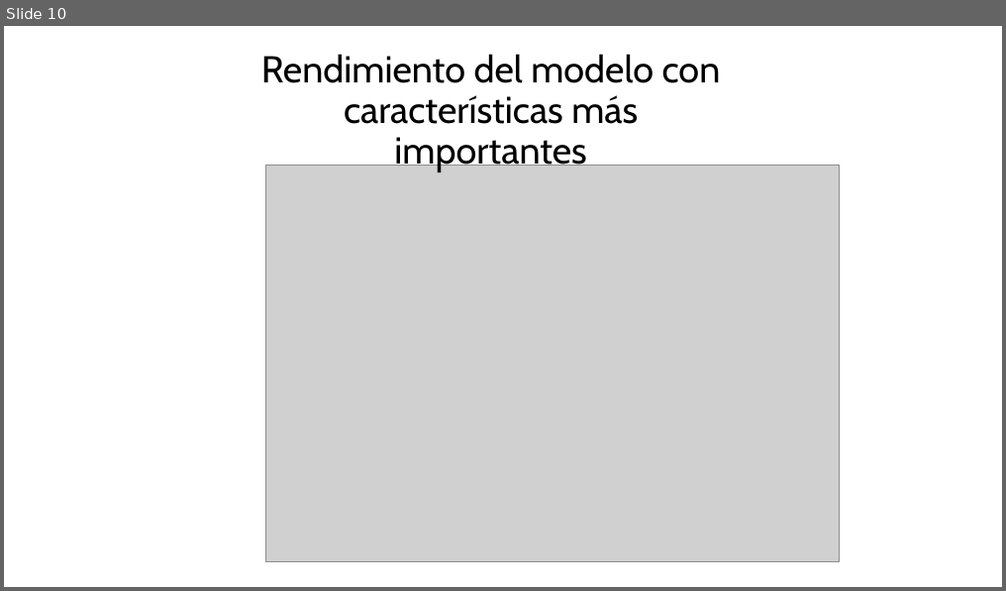
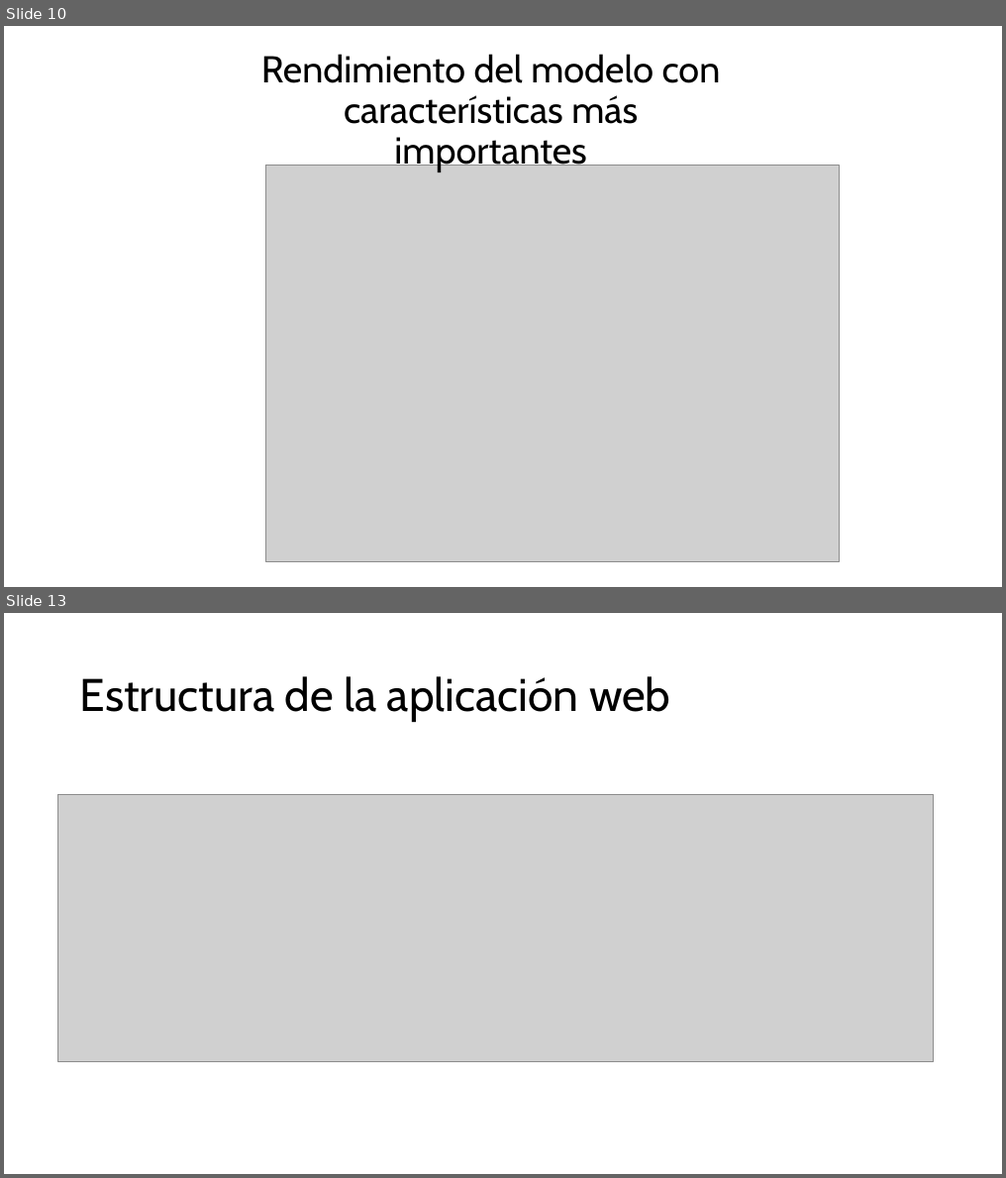
Before and after one commit to ByronVelasco/StreamlitApp, a slide deck: Final.pptx. Shown one above the other, each under a label of ours: slide 10 before the commit, slides 10 and 13 after it; the slides between them are not shown. The pictures are 1006x591 and 1006x1178 pixels, drawn with LibreOffice and Linux fonts; fonts in the diff are those of the drawing; grey boxes stand for pictures. Boxes give left, top, right and bottom in pixels: in the first picture for what was removed or moved away, otherwise in the second. Text is boxed around its words. In the diff, an @@ line names an element or a change of style, - is before the commit and + after.

```diff
--- a/Final.pptx
+++ b/Final.pptx
@@ slide 13 added at <box>4,613,1002,1174</box>, background #FFFFFF @@
@@ title added at <box>80,676,671,722</box>, 44 pt, text #000000 @@
+Estructura de la aplicación web
@@ picture added at <box>58,794,934,1062</box> @@
```
Also in this commit, not shown: 3 other slides added.
